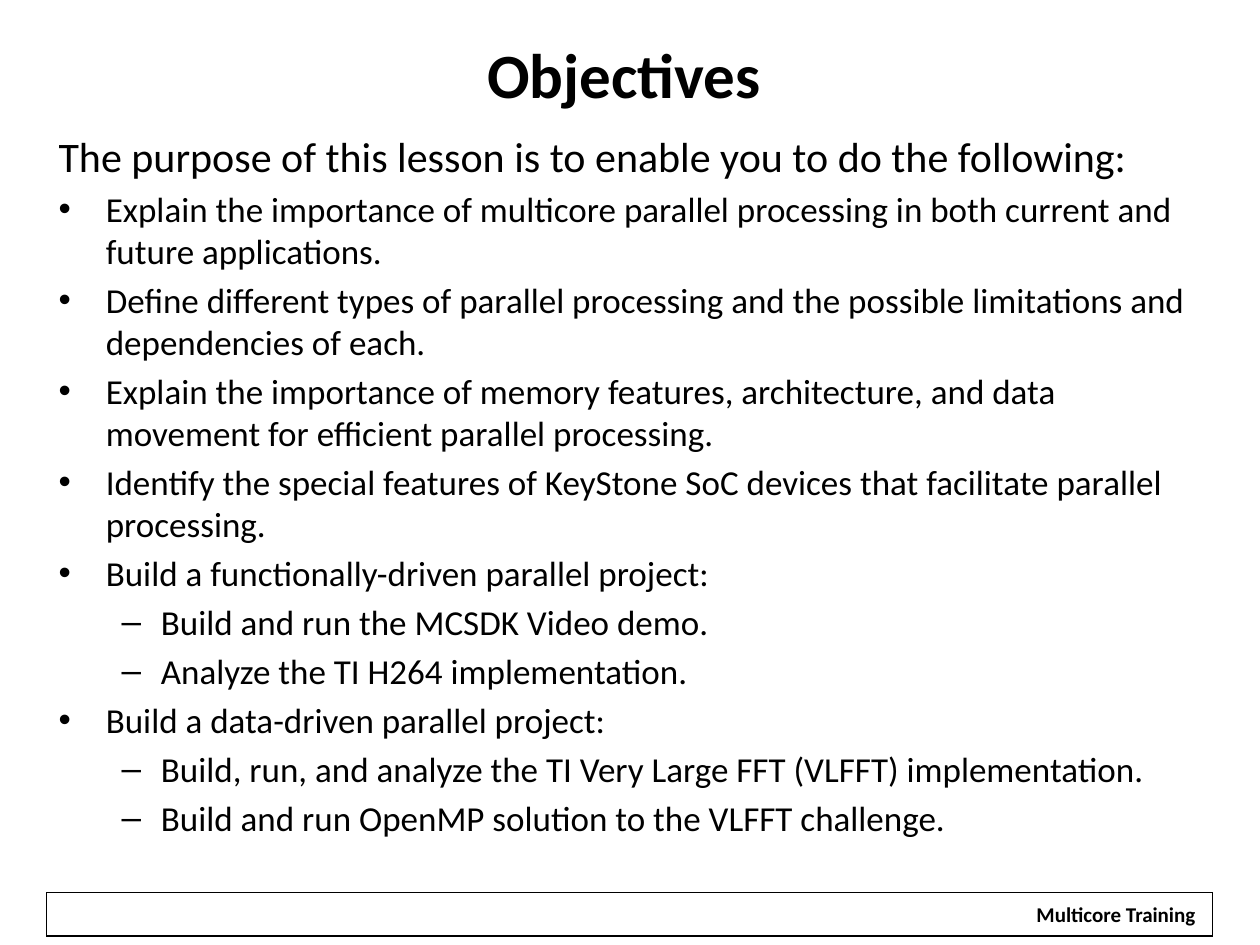
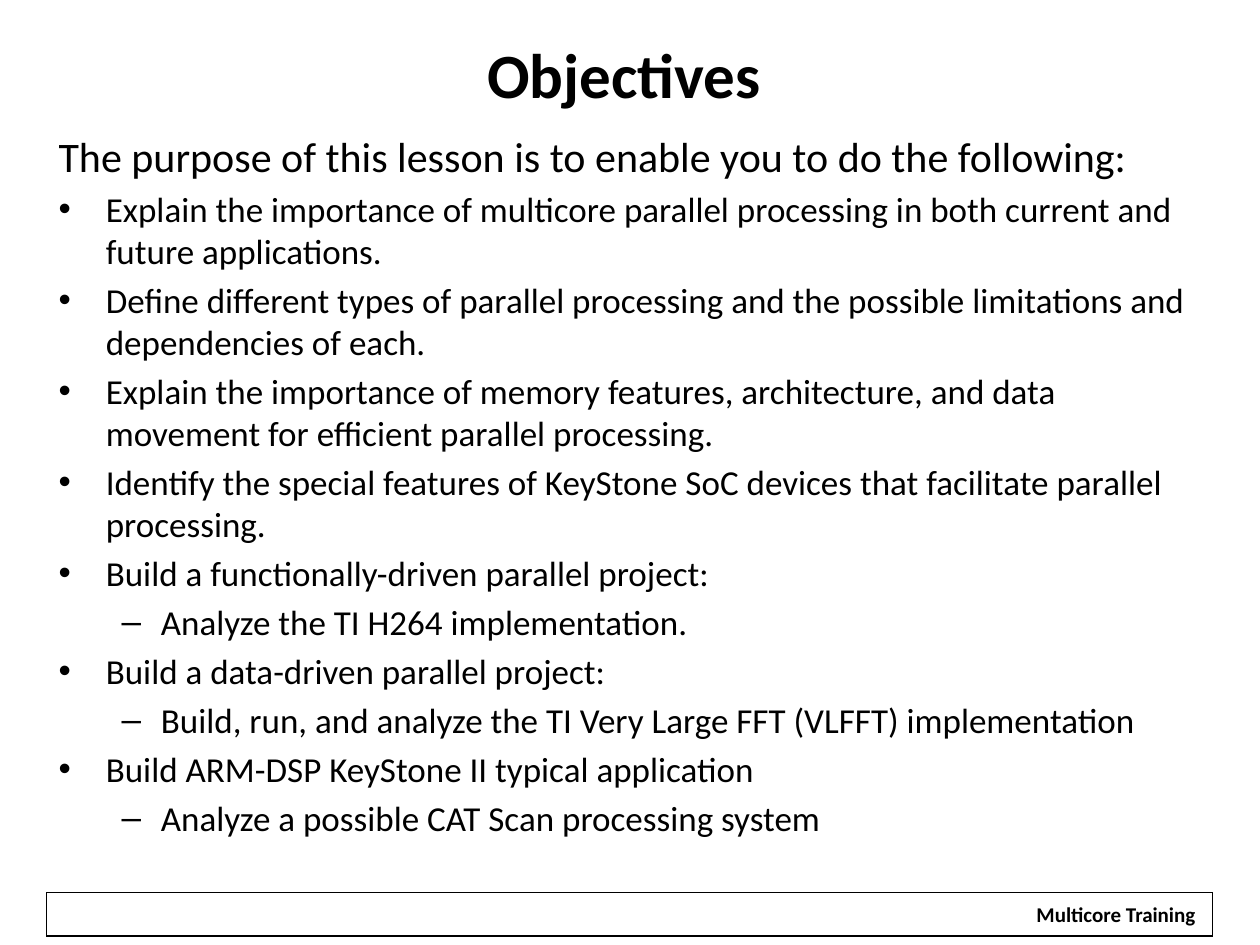
Before and after one commit to hari1989/keystone-workshop, a slide deck: slide 2 of slides/KeyStone Multicore Design.pptx. Drawn at 1260x945 pixels with LibreOffice and Linux fonts; fonts in the diff are those of the drawing; background and template pictures are left out. Boxes give left, top, right and bottom in pixels: in the first picture for what was removed or moved away, otherwise in the second. Text is boxed around its words. In the diff, an @@ line names an element or a change of style, - is before the commit and + after.

Commit message:
Update for KeyStone II  (Adding ARM)

```diff
--- a/slides/KeyStone Multicore Design.pptx
+++ b/slides/KeyStone Multicore Design.pptx
@@ text at (161,610,708,636): paragraph removed @@
-  – Build and run the MCSDK Video demo.
@@ text at (106,707,1135,837): text changed @@
-  – Build, run, and analyze the TI Very Large FFT (VLFFT) implementation.
-  – Build and run OpenMP solution to the VLFFT challenge.
+  – Build, run, and analyze the TI Very Large FFT (VLFFT) implementation
+• Build ARM-DSP KeyStone II typical application
+  – Analyze a possible CAT Scan processing system
```
Also in this commit, not shown: 14 other slides changed, 2 slides removed.
